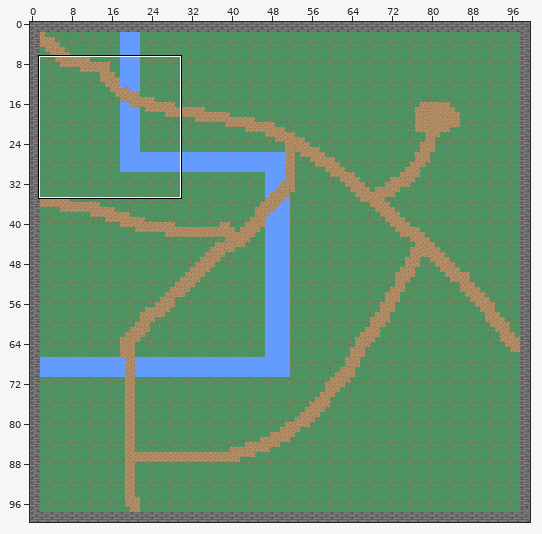
Tiled map: pygamemap.tmx. The picture above shows the old version from afar; the outline marks the close-up.
Close-up. Before:
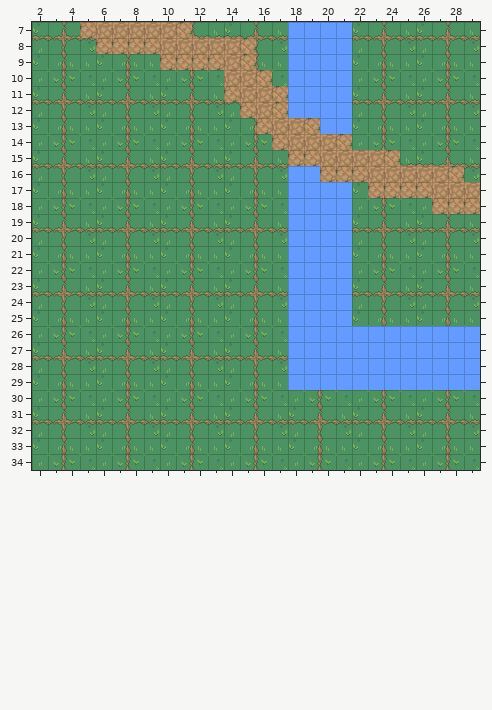
Cells are 16x16 px. Shown: x 2..29, y 7..34. The commit also changed other parts of the map, which this record leaves out.
After:
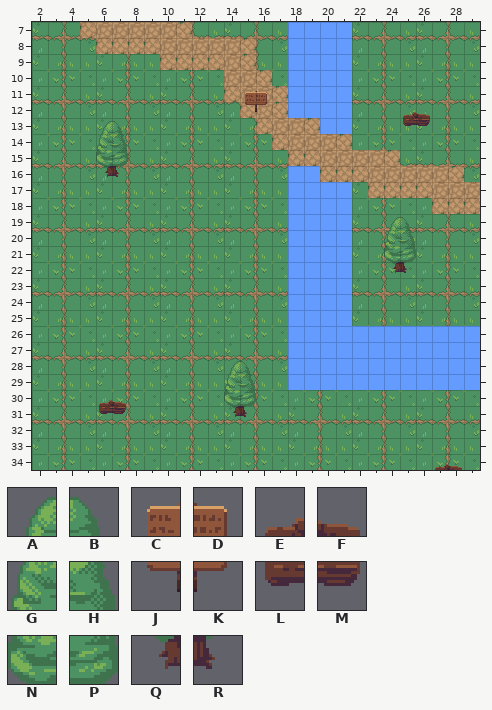
Key: from "Nature": A 0, B 1, C 4, D 5, E 8, F 9, G 40, H 41, J 44, K 45, L 48, M 49, N 80, P 81, Q 120, R 121.
_ is an empty cell, . an unchanged one.
Tiles of an added or newly shown layer are drawn over the layers below it.
Change:
--- layer "decorations" (added)
@@ x 6..26 @@
-11 .........__..........
-12 .........__........__
-13 __.................__
-14 __...................
-15 __...................
-16 __...................
+11 .........CD..........
+12 .........JK........EF
+13 AB.................LM
+14 GH...................
+15 NP...................
+16 QR...................
@@ x 24..25 @@
-19 __
-20 __
-21 __
-22 __
+19 AB
+20 GH
+21 NP
+22 QR
@@ x 6..15 @@
-28 ........__
-29 ........__
-30 __......__
-31 __......__
+28 ........AB
+29 ........GH
+30 EF......NP
+31 LM......QR
@@ x 27..28 @@
-34 __
+34 EF
Changed places in both close-ups, as pixel boxes (x1, y1, x2, y2):
added: (245, 91, 267, 112)
added: (403, 112, 430, 126)
added: (96, 121, 128, 177)
added: (384, 217, 416, 273)
added: (224, 361, 256, 417)
added: (99, 400, 126, 414)
added: (435, 464, 462, 470)
